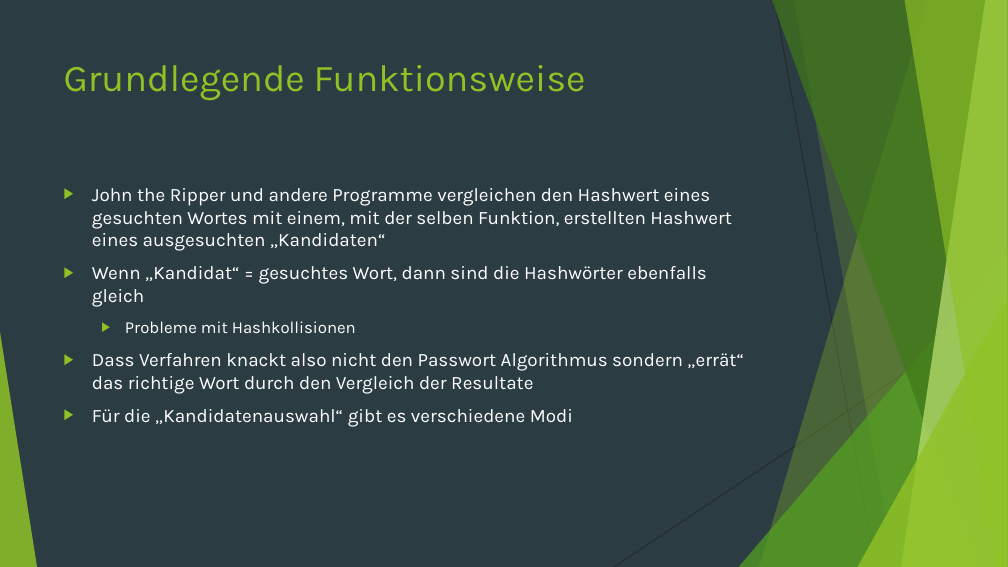
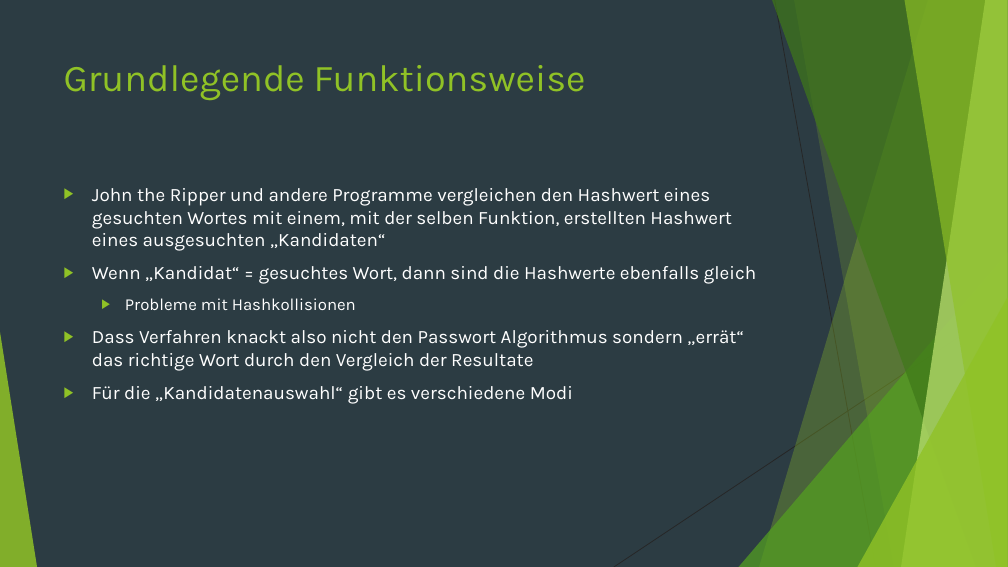
Before and after one commit to StefanSchuck/JohnTheRipperVortrag, a slide deck: slide 6 of Vortrag.pptx. Drawn at 1008x567 pixels with LibreOffice and Linux fonts; fonts in the diff are those of the drawing. Boxes give left, top, right and bottom in pixels: in the first picture for what was removed or moved away, otherwise in the second. Text is boxed around its words. In the diff, an @@ line names an element or a change of style, - is before the commit and + after.

```diff
--- a/Vortrag.pptx
+++ b/Vortrag.pptx
@@ text at box(92, 266, 756, 284): text changed @@
-▶ Wenn „Kandidat“ = gesuchtes Wort, dann sind die Hashwörter ebenfalls gleich
+▶ Wenn „Kandidat“ = gesuchtes Wort, dann sind die Hashwerte ebenfalls gleich
```
Also in this commit, not shown: 1 other slide changed.
